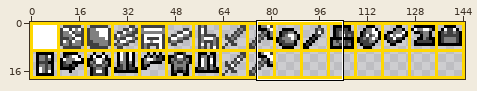
Sprite sheet -- assets-fx/img/items.png. Above, an overview of the earlier version with the close-up marked.
Close-up. First the earlier version:
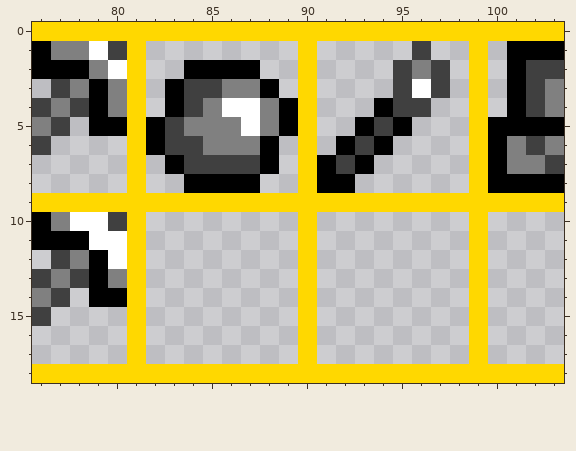
The file is 145x19 pixels. Colours within 5 levels of each other are drawn and written as one. Shown: x 76..103, y 0..18.
The same view after the edit:
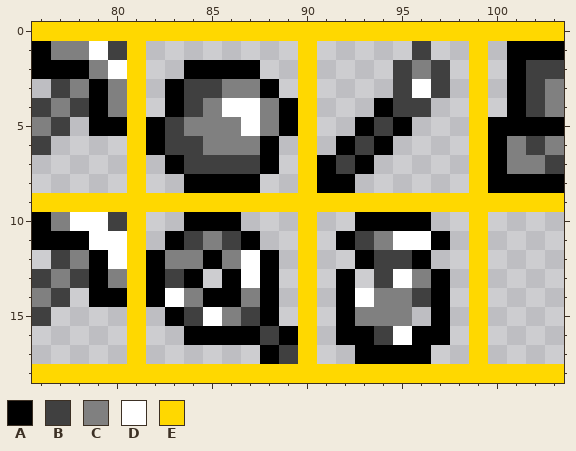
Palette (. is transparent): A #000000  B #404040  C #808080  D #ffffff  E #ffd800
From old to new:
Changed rows in their new state; - is an unchanged pixel.
first column x 82:
10 --AAA------AAAA-
11 -ABCBA----ABCDDA
12 ACCACDA----ABBA-
13 ABA-ADA---A-BDCA
14 ADCAACA---ADCCBA
15 -ABDCBA---ACCC-A
16 --AAAABA--AABDAA
17 ------AB---AAAA-
Pixel boxes of the changes (left, top, right, bottom) in both close-ups:
added: (146, 212, 450, 364)
